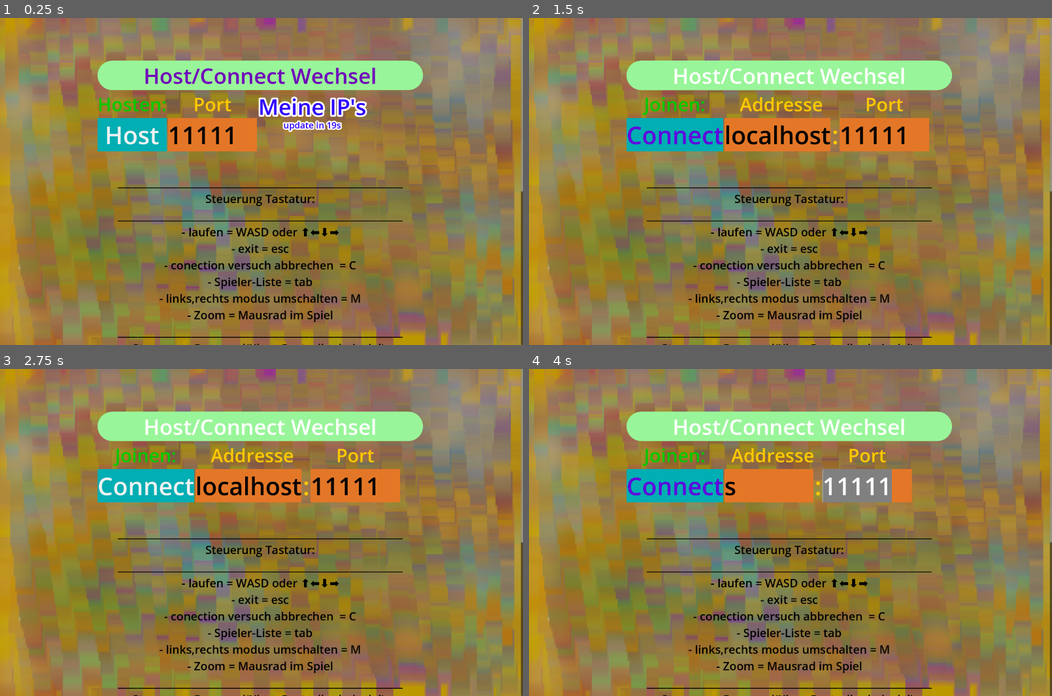
Above: before the commit, frames 1-4 (two rows, left to right).
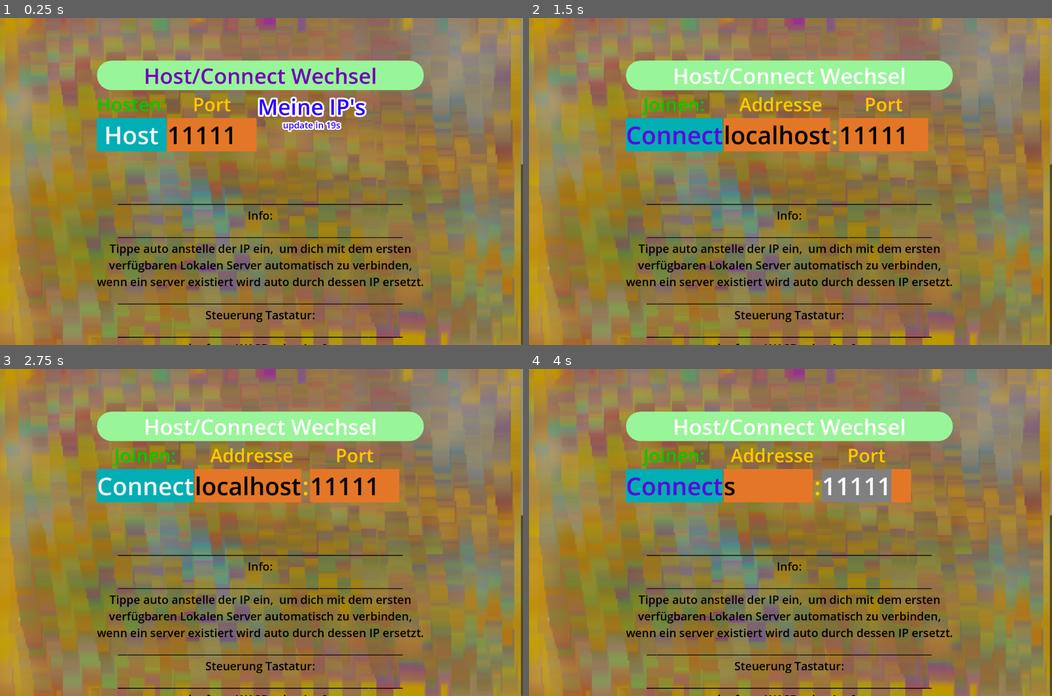
Above: after the commit, the same moments.

Repository: NIK-98/Paint_The_Ground
Game: Godot game, scene res://sceens/main.tscn
The game is run twice, just before and just after one commit, with the same random seed, the same clock (stepped at 60 frames per second) and the same inputs.
Inputs (mouse positions are in pixels of both pictures, inside the frame that each line leads up to):
- Up to frame 1 (0.25 s): no input
- Up to frame 2 (1.5 s): click "Host" at 0.5 s; click "Host/Connect Wechsel" at 1.25 s
- Up to frame 3 (2.75 s): click "Connect" at 2 s
- Up to frame 4 (4 s): move the mouse to (905, 516) at 2.77 s; hold D (right) 2.78-3.53 s; hold Tab (Info) 2.78-3.53 s; click (905, 516) at 2.92 s; tap Enter at 3.5 s; move the mouse to (685, 548) at 3.52 s; hold S (down) from 3.53 s (still down); tap Tab (Info) at 3.6 s

The runs differ from the first frame. In frame 1, 6.2% of the frame differs, in the area x 18-100%, y 13-100%; in frame 2, 5.9%; in frame 3, 5.9%; in frame 4, 5.7%.

Commit message:
auto connect modus im lokalen netz nicht vpn hinzugefügt

Diff:
--- a/sceens/ui.tscn
+++ b/sceens/ui.tscn
@@ -256,7 +256,14 @@
 layout_mode = 2
 theme_override_colors/font_color = Color(0, 0, 0, 1)
 theme_override_font_sizes/font_size = 40
-text = "__________________________________________________________
+text = "
+__________________________________________________________
+Info:
+__________________________________________________________
+Tippe auto anstelle der IP ein,  um dich mit dem ersten
+verfügbaren Lokalen Server automatisch zu verbinden,
+wenn ein server existiert wird auto durch dessen IP ersetzt.
+__________________________________________________________
 Steuerung Tastatur:
 __________________________________________________________
 - laufen = WASD oder ⬆️⬅️⬇️➡️
--- a/scripts/level.gd
+++ b/scripts/level.gd
@@ -323,6 +323,7 @@
 	set_timer_subnode.rpc("Timer", true)
 	set_timer_subnode.rpc("Timerbomb", true)
 	starting_game()
+	main.get_node("CanvasLayer2/UI").game_started = true
 
 
 func _on_zoomin_pressed() -> void:
--- a/scripts/ui.gd
+++ b/scripts/ui.gd
@@ -14,6 +14,18 @@
 var loaded = false
 var esc_is_pressing = false
 var local_address: PackedStringArray
+
+var udp_server = UDPServer.new()
+var udp_port = 6969
+
+var udp_client := PacketPeerUDP.new()
+var udp_server_found = false
+var udp_requests = 3
+var delta_time = 0.0
+
+var auto_conect_ips = []
+var server_address_to_connect_to = ""
+var game_started = false
 
 
 func save():
@@ -34,9 +46,11 @@
 	name = "UI"
 	get_local_ips()
 	get_tree().paused = true
-
-
-func _process(_delta):
+	udp_client.set_broadcast_enabled(true)
+	udp_client.set_dest_address("255.255.255.255", udp_port)
+
+
+func _process(delta):
 	if not loaded:
 		loaded = true
 		name = "UI"
@@ -56,13 +70,65 @@
 	update_time_ips.text = str("update in ",floor(ips_update_timer.time_left),"s")
 
 
+	if not game_started:
+		udp_server.poll()
+		if udp_server.is_connection_available():
+			var udp_peer : PacketPeerUDP = udp_server.take_connection()
+			var packet = udp_peer.get_packet()
+			print("Recieved : %s from %s:%s" %
+					[
+						packet.get_string_from_ascii(),
+						udp_peer.get_packet_ip(),
+						udp_peer.get_packet_port(),
+					]
+			)
+			# Reply to valid udp_peer with server IP address example
+			var str_ips = ""
+			for l in IP.get_local_addresses():
+				if (l.split('.').size() == 4) and not l.begins_with("172.") and not l.begins_with("127.") and not l.begins_with("169.254"):
+					str_ips += str(l,",")
+			udp_peer.put_packet(str_ips.to_ascii_buffer())
+
+
+
+
+	if $Panel/CenterContainer/Net/Options/Option2/o3/remote1/Remote.text == "auto":
+		udp_client.put_packet("Valid_Request".to_ascii_buffer())
+		if udp_client.get_available_packet_count() > 0:
+			server_address_to_connect_to = udp_client.get_packet().get_string_from_ascii()
+			await check_ip(server_address_to_connect_to)
+
+
+
+func check_ip(str_liste: String):
+	var temp_str = ""
+	auto_conect_ips = []
+	for x in str_liste:
+		if x != ",":
+			temp_str += x
+		else:
+			auto_conect_ips.append(temp_str)
+			temp_str = ""
+	print(auto_conect_ips)
+	for ips in auto_conect_ips:
+		var peer = ENetMultiplayerPeer.new()
+		connectport = $Panel/CenterContainer/Net/Options/Option2/o4/port.text
+		connectport = connectport.to_int()
+		var check = peer.create_client(ips, connectport)
+		if check == OK:
+			peer = null
+			$Panel/CenterContainer/Net/Options/Option2/o3/remote1/Remote.text = str(ips)
+			return
+
+
+
 func get_local_ips():
 	if IP.get_local_addresses() != local_address:
 		local_address = IP.get_local_addresses()
 		for r in ip_list.get_children():
 			r.queue_free()
 		for i in local_address:
-			if (i.split('.').size() == 4) and i.begins_with("10.") or check_address_bereich(i,16,31) or i.begins_with("192.168."):
+			if (i.split('.').size() == 4) and not i.begins_with("172.") and not i.begins_with("127.") and not i.begins_with("169.254"):
 				var addr = preload("res://sceens/myip.tscn")
 				var new_addr = addr.instantiate()
 				new_addr.text = str(i)
@@ -109,6 +175,8 @@
 	get_parent().visible = false
 
 	change_level(load("res://sceens/level.tscn"))
+
+	udp_server.listen(udp_port, "0.0.0.0")
 
 
 func _on_connect_pressed():
Not shown, changed: export_presets.cfg
